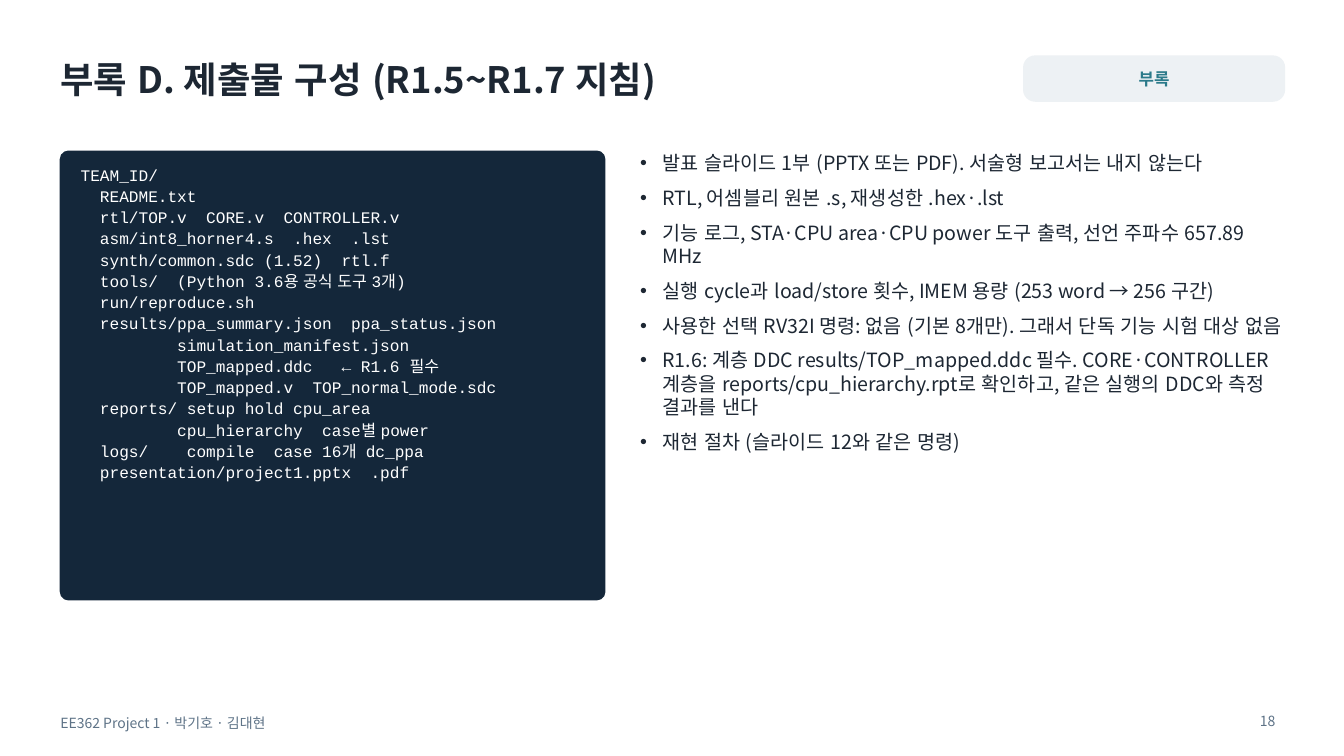
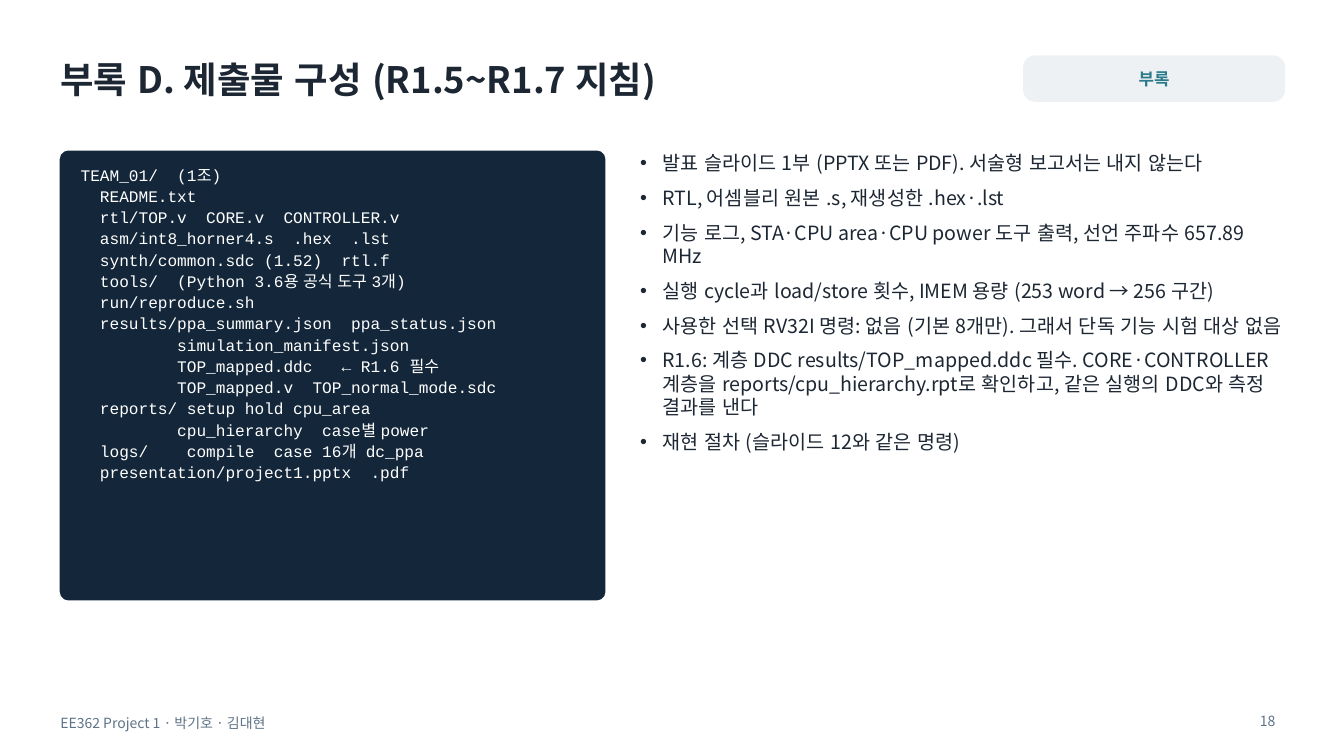
Before and after one commit to ttkpark/DICE_Project, a slide deck: slide 18 of Project_1/Project1_R1p7_Update_20261112/presentation/project1.pptx. Drawn at 1344x756 pixels with LibreOffice and Linux fonts; fonts in the diff are those of the drawing. Boxes give left, top, right and bottom in pixels: in the first picture for what was removed or moved away, otherwise in the second. Text is boxed around its words. In the diff, an @@ line names an element or a change of style, - is before the commit and + after.

```diff
--- a/Project_1/Project1_R1p7_Update_20261112/presentation/project1.pptx
+++ b/Project_1/Project1_R1p7_Update_20261112/presentation/project1.pptx
@@ text at (x1=81, y1=169, x2=221, y2=185): text changed @@
-TEAM_ID/
+TEAM_01/ (1조)
```
Also in this commit, not shown: 10 other files.
